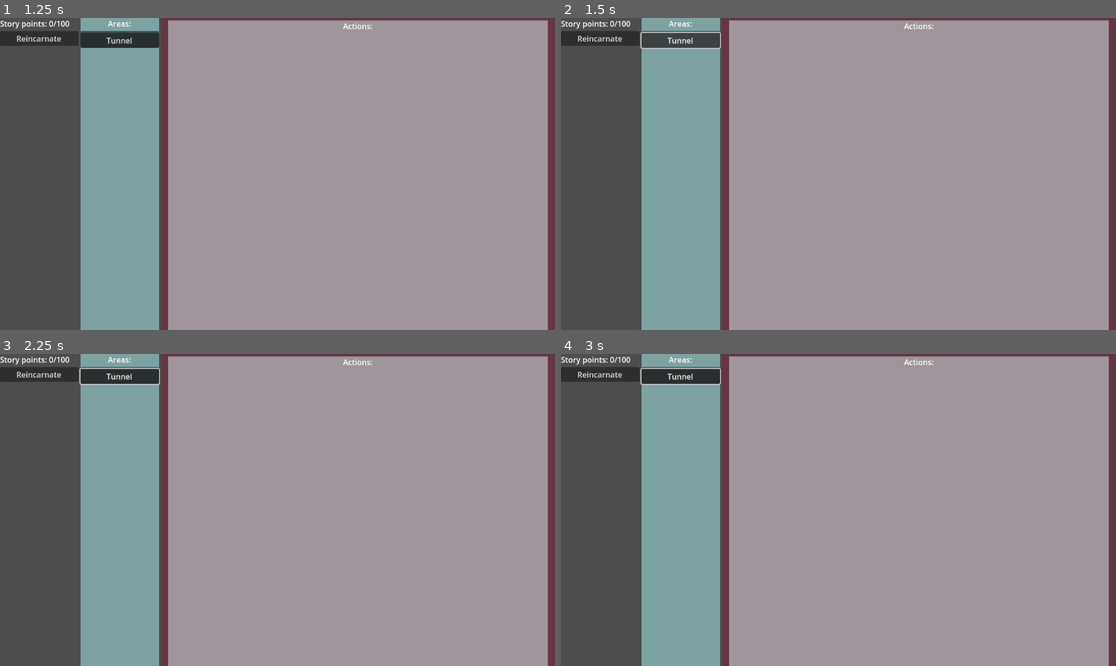
Above: before the commit, frames 1-4 (two rows, left to right).
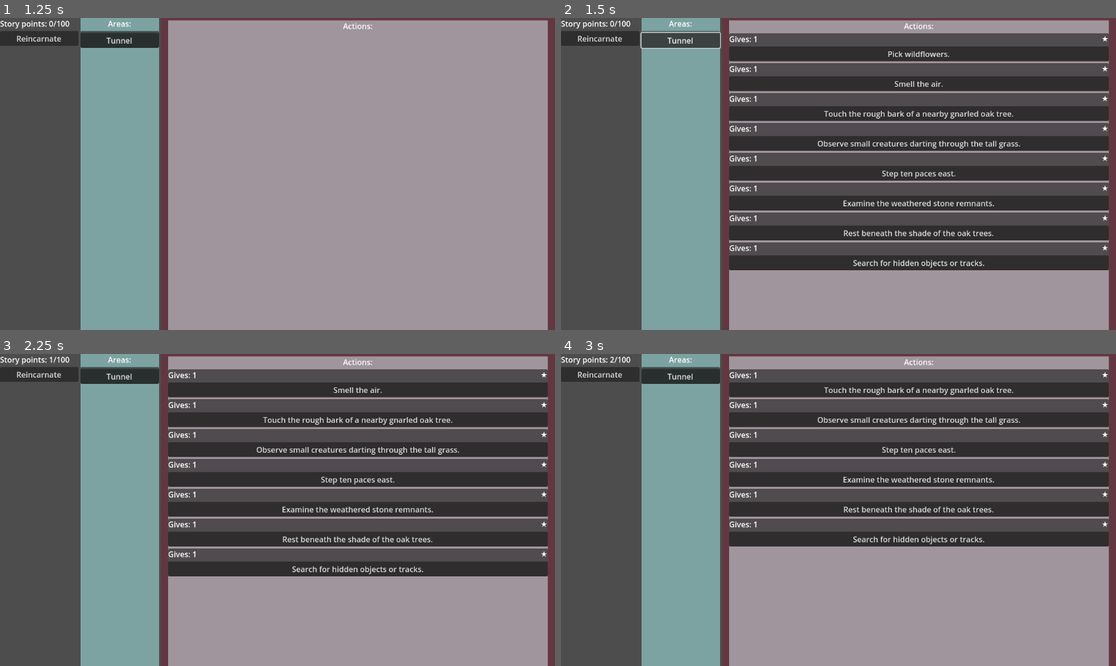
Above: after the commit, the same moments.

Repository: snipercup/Incremental-Chronicles
Game: Godot game, scene res://Scenes/main_menu.tscn
The game is run twice, just before and just after one commit, with the same random seed, the same clock (stepped at 60 frames per second) and the same inputs.
Inputs (mouse positions are in pixels of both pictures, inside the frame that each line leads up to):
- Up to frame 1 (1.25 s): click "Start Game" at 0.5 s
- Up to frame 2 (1.5 s): click "Tunnel" at 1.25 s
- Up to frame 3 (2.25 s): click (355, 388) at 2 s, where only the run after the commit has a clickable "Pick wildflowers."
- Up to frame 4 (3 s): click (916, 388) at 2.75 s, where only the run after the commit has a clickable "Smell the air."

Frame 1 is identical in both runs. In frame 2, 49% of the frame differs, in the area x 30-99%, y 4-81%; in frame 3, 43%; in frame 4, 37%.
Error before the commit: Invalid call. Nonexistent function 'set_say' in base 'RefCounted (StoryArea)'. (res://Scripts/area_list.gd:123)

Commit message:
Load areas from json

Diff:
--- a/Resources/tunnel_area.json
+++ b/Resources/tunnel_area.json
@@ -2,7 +2,7 @@
   "name": "Tunnel",
   "description": "A weathered tunnel opens onto the side of a rugged mountain, its jagged stone mouth framed by dark, m …(807 unchanged characters)…
   "tier": 1,
-  "story_point_requirement": 100,
+  "story_point_requirement": 0,
   "story_actions": [
 	{
 	  "stars": 1,
--- a/Scenes/incremental_chronicle.tscn
+++ b/Scenes/incremental_chronicle.tscn
@@ -1,6 +1,7 @@
-[gd_scene load_steps=9 format=3 uid="uid://c1t2j0vipmnu6"]
+[gd_scene load_steps=10 format=3 uid="uid://c1t2j0vipmnu6"]
 
 [ext_resource type="Script" uid="uid://cvcr36wahxv8u" path="res://Scripts/incremental_chronicle.gd" id="1_4denh"]
+[ext_resource type="Script" uid="uid://mgmu6dgt8ikl" path="res://Scripts/helper.gd" id="2_3uyo8"]
 [ext_resource type="Script" uid="uid://cgfd5l1hpfvn" path="res://Scripts/story_points_label.gd" id="3_67ln1"]
 [ext_resource type="Script" uid="uid://d1354ddbnb5hl" path="res://Scripts/action_list_ui.gd" id="4_67ln1"]
 [ext_resource type="Script" uid="uid://dvjyty3xttj0o" path="res://Scripts/area_list.gd" id="4_73alp"]
@@ -17,7 +18,7 @@
 border_width_right = 15
 border_color = Color(0.386993, 0.214806, 0.254444, 1)
 
-[node name="IncrementalChronicle" type="Control" node_paths=PackedStringArray("area_list")]
+[node name="IncrementalChronicle" type="Control" node_paths=PackedStringArray("area_list", "helper")]
 layout_mode = 3
 anchors_preset = 15
 anchor_right = 1.0
@@ -28,6 +29,11 @@
 size_flags_vertical = 3
 script = ExtResource("1_4denh")
 area_list = NodePath("MainWindow/AreasPanelContainer/AreasVBoxContainer/AreaList")
+helper = NodePath("Helper")
+
+[node name="Helper" type="Node" parent="." node_paths=PackedStringArray("area_list")]
+script = ExtResource("2_3uyo8")
+area_list = NodePath("../MainWindow/AreasPanelContainer/AreasVBoxContainer/AreaList")
 
 [node name="MainWindow" type="HBoxContainer" parent="."]
 layout_mode = 1
--- a/Scripts/area_list.gd
+++ b/Scripts/area_list.gd
@@ -120,7 +120,6 @@
 func create_tunnel() -> void:
 	var tunnel_description = _load_tunnel_description()
 	var new_area = finalize_area("Tunnel", tunnel_description)
-	new_area.set_say("Generate the next action for the player to do. Keep it short, like 'pick leaf', 'touch grass'")
 	action_list.set_area(new_area)
 
 # Load tunnel description from external file or resource
--- /dev/null
+++ b/Scripts/helper.gd
@@ -0,0 +1,55 @@
+extends Node
+
+var loaded_areas: Dictionary = {}
+@export var area_list: VBoxContainer = null
+
+func initialize():
+	loaded_areas = load_json_files_from_path("res://Resources/")
+	create_story_areas()
+
+# Function to load all JSON files from a directory into a dictionary
+func load_json_files_from_path(path: String) -> Dictionary:
+	var data_dict: Dictionary = {}
+	var dir = DirAccess.open(path)
+
+	if dir:
+		dir.list_dir_begin()
+		var file_name = dir.get_next()
+		while file_name != "":
+			# Check if the file is a JSON file
+			if file_name.ends_with(".json"):
+				var file_path = path + "/" + file_name
+				var file = FileAccess.open(file_path, FileAccess.READ)
+
+				if file:
+					var content = JSON.parse_string(file.get_as_text())
+					if content != null:
+						var base_name = file_name.get_basename()
+						data_dict[base_name] = content
+					else:
+						print_debug("Failed to parse JSON file: %s" % file_path)
+
+				file.close()
+			file_name = dir.get_next()
+
+		dir.list_dir_end()
+	else:
+		print_debug("Failed to open directory: %s" % path)
+
+	return data_dict
+
+
+# Function to create StoryArea instances from loaded areas and set area_list
+func create_story_areas() -> void:
+	var areas: Array[StoryArea] = []
+
+	# Loop through loaded_areas and create a new StoryArea for each entry
+	for key in loaded_areas.keys():
+		var area_data = loaded_areas[key]
+		if area_data is Dictionary:
+			var new_area = StoryArea.new(area_data)
+			areas.append(new_area)
+
+	# Assign the created areas to area_list
+	if area_list:
+		area_list.set_area_list(areas)
--- a/Scripts/incremental_chronicle.gd
+++ b/Scripts/incremental_chronicle.gd
@@ -3,8 +3,9 @@
 # This script is the main controller of the game
 
 @export var area_list: VBoxContainer = null
+@export var helper: Node = null
+
 
 func _ready():
 	#print_debug("Game started")
-	area_list.create_tunnel()
-	#area_list.create_area()
+	helper.initialize()
--- a/Scripts/story_action.gd
+++ b/Scripts/story_action.gd
@@ -1,5 +1,13 @@
 class_name StoryAction
 extends RefCounted
+
+# Example action json:
+#{
+  #"stars": 1,
+  #"story_point_requirement": 0,
+  #"story_points": 1,
+  #"story_text": "Smell the air."
+#}
 
 # Properties with default values
 var stars: int = 1 : set = set_stars, get = get_stars
@@ -7,6 +15,14 @@
 var story_points: int = 1 : set = set_story_points, get = get_story_points
 var story_text: String = "" : set = set_story_text, get = get_story_text
 var area: StoryArea
+
+
+# Initialize from a dictionary
+func _init(data: Dictionary = {}) -> void:
+	set_stars(data.get("stars", 1))
+	set_story_point_requirement(data.get("story_point_requirement", 0))
+	set_story_points(data.get("story_points", 1))
+	set_story_text(data.get("story_text", ""))
 
 # Setters and Getters
 func set_stars(value: int) -> void:
--- a/Scripts/story_area.gd
+++ b/Scripts/story_area.gd
@@ -1,5 +1,29 @@
 class_name StoryArea
 extends RefCounted
+
+# Example story area json:
+#{
+	#"name": "Tunnel",
+	#"description": "A weathered tunnel opens onto the side of a rugged mountain, its jagged stone mouth framed by dark, mossy rock. The tunnel’s interior is cold and quiet, with no sign of an entrance behind it — only smooth stone where a path should be.\n\nBeyond the tunnel, a vast wilderness unfolds beneath the mountain’s shadow. Rolling plains stretch endlessly toward the horizon, their golden grasses swaying beneath a steady breeze. The scent of wildflowers and fresh earth drifts through the air. Clusters of weathered stone rise from the earth, remnants of ancient ruins half-swallowed by time and nature.\n\nThe ground beneath the grass is uneven, strewn with pebbles and patches of bare earth. A faint trail winds eastward through the plains, disappearing into the distant haze. The air is crisp and cool, inviting exploration. The plains seem quiet — but the signs of life are everywhere, waiting to be uncovered.",
+	#"tier": 1,
+	#"story_point_requirement": 100,
+	 #"story_actions": [
+		#{
+		  #"stars": 1,
+		  #"story_point_requirement": 0,
+		  #"story_points": 1,
+		  #"story_text": "Pick wildflowers."
+		#},
+		#{
+		  #"stars": 1,
+		  #"story_point_requirement": 0,
+		  #"story_points": 1,
+		  #"story_text": "Smell the air."
+		#}
+	#]
+#}
+
+
 
 # Enums for state
 enum State { LOCKED, UNLOCKED }
@@ -14,6 +38,23 @@
 # Signal to emit when a new action is added
 signal action_added(myarea: StoryArea)
 signal unlocked(myarea: StoryArea)
+
+
+# Initialize from a dictionary
+func _init(data: Dictionary = {}) -> void:
+	set_name(data.get("name", ""))
+	set_description(data.get("description", ""))
+	set_tier(data.get("tier", 1))
+	set_story_point_requirement(data.get("story_point_requirement", 100))
+
+	# Initialize story actions if present
+	if data.has("story_actions"):
+		var actions_data = data["story_actions"]
+		for action_data in actions_data:
+			var new_action = StoryAction.new(action_data)
+			new_action.area = self
+			story_actions.append(new_action)
+
 
 # Setters and Getters
 func set_story_actions(value: Array[StoryAction]) -> void:
Not shown, removed: Resources/tunnel_description.txt
Not shown, added: Scripts/helper.gd.uid
